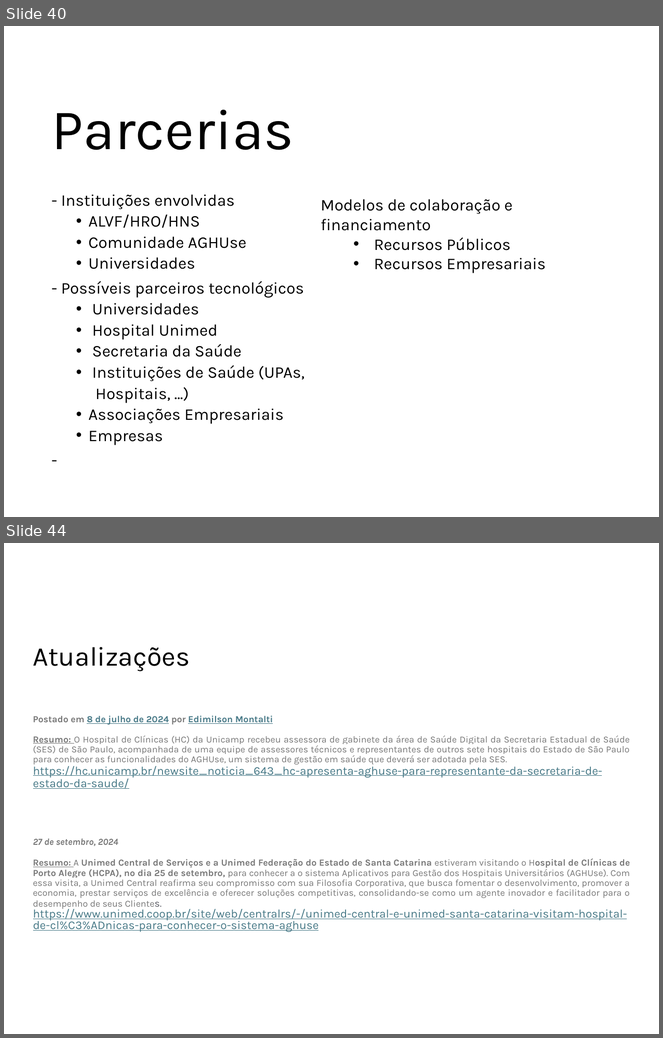
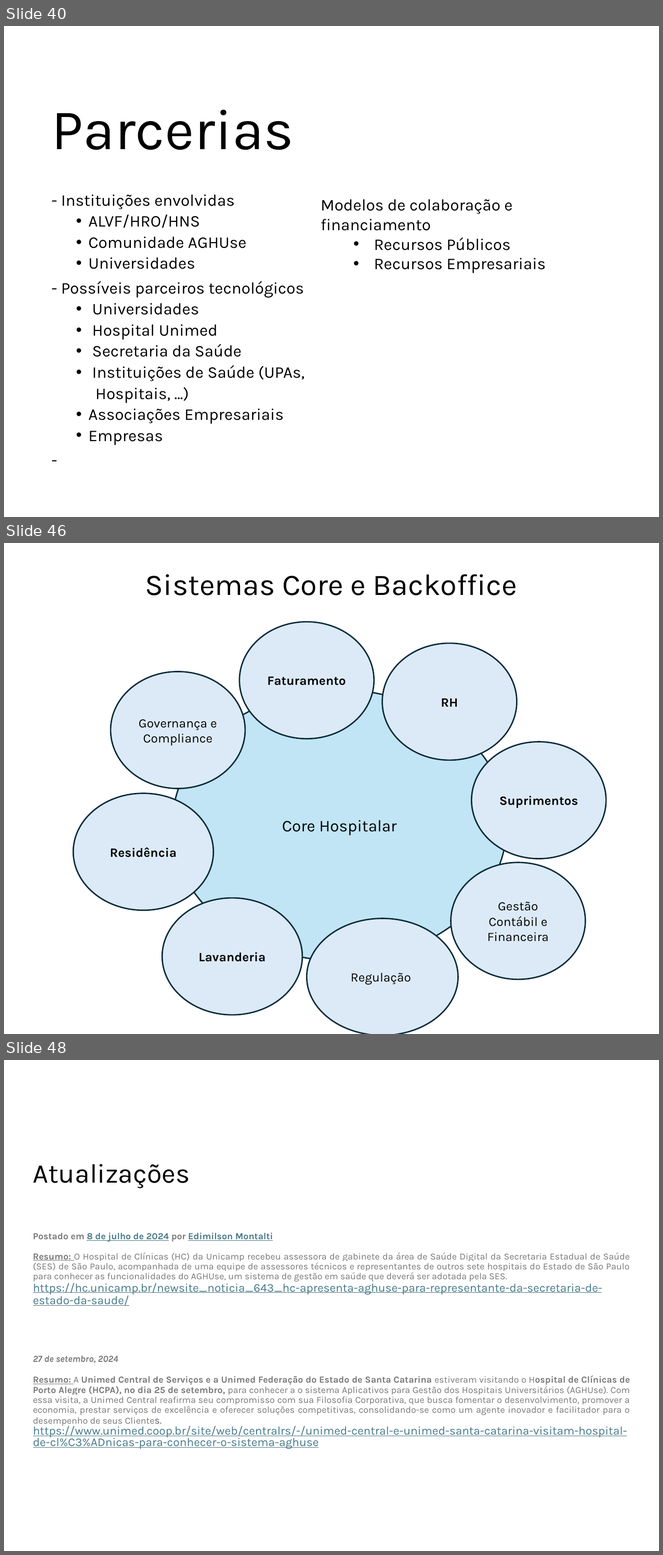
Before and after one commit to ProjetosALVF/ALVF_ProspeccaoGestao_TI, a slide deck: ALVF_AnalisePropostas_TI_DiretoriaExecutiva_Fev_2025/Apresentação_ProspecçãoSistema_Core_ALVF.pptx. Shown one above the other, each under a label of ours: slides 40 and 44 before the commit, slides 40, 46 and 48 after it; the slides between them are not shown. The pictures are 663x1038 and 663x1555 pixels, drawn with LibreOffice and Linux fonts; fonts in the diff are those of the drawing. Boxes give left, top, right and bottom in pixels: in the first picture for what was removed or moved away, otherwise in the second. Text is boxed around its words. In the diff, an @@ line names an element or a change of style, - is before the commit and + after.

```diff
--- a/ALVF_AnalisePropostas_TI_DiretoriaExecutiva_Fev_2025/Apresentação_ProspecçãoSistema_Core_ALVF.pptx
+++ b/ALVF_AnalisePropostas_TI_DiretoriaExecutiva_Fev_2025/Apresentação_ProspecçãoSistema_Core_ALVF.pptx
@@ slide 46 added at <box>4,543,659,1034</box>, background #FFFFFF @@
@@ title added at <box>145,574,518,596</box>, 33 pt, text #000000 @@
+Sistemas Core e Backoffice
@@ ellipse added at <box>239,622,374,739</box>, fill #DCEAF7, outline #092A39 1.5 pt, 14 pt, text #000000, bold @@
+Faturamento
@@ ellipse added at <box>382,643,516,760</box>, fill #DCEAF7, outline #092A39 1.5 pt, 14 pt, text #000000, bold @@
+RH
@@ ellipse added at <box>111,671,245,788</box>, fill #DCEAF7, outline #092A39 1.5 pt, 14 pt, text #000000 @@
+Governança e Compliance
@@ ellipse added at <box>172,690,507,961</box>, fill #C1E5F5, outline #092A39 1.5 pt, 18 pt, text #000000 @@
+Core Hospitalar
@@ ellipse added at <box>472,742,606,860</box>, fill #DCEAF7, outline #092A39 1.5 pt, 14 pt, text #000000, bold @@
+Suprimentos
@@ ellipse added at <box>74,793,214,911</box>, fill #DCEAF7, outline #092A39 1.5 pt, 14 pt, text #000000, bold @@
+Residência
@@ ellipse added at <box>451,863,585,980</box>, fill #DCEAF7, outline #092A39 1.5 pt, 14 pt, text #000000 @@
+Gestão Contábil e Financeira
@@ ellipse added at <box>162,898,302,1015</box>, fill #DCEAF7, outline #092A39 1.5 pt, 14 pt, text #000000, bold @@
+Lavanderia
@@ ellipse added at <box>307,918,458,1034</box>, fill #DCEAF7, outline #092A39 1.5 pt, 14 pt, text #000000 @@
+Regulação
@@ what was slide 44 is now slide 48 @@
```
Also in this commit, not shown: 5 slides changed, 3 other slides added.
